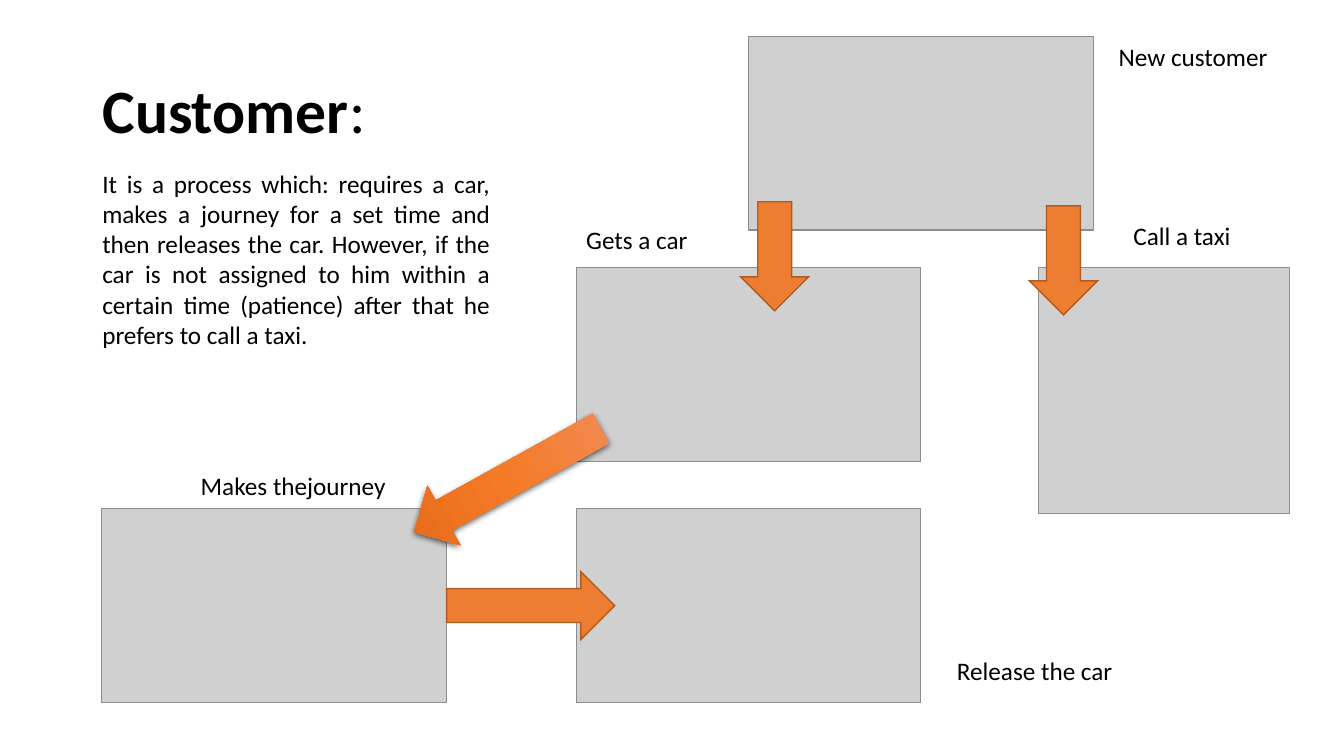
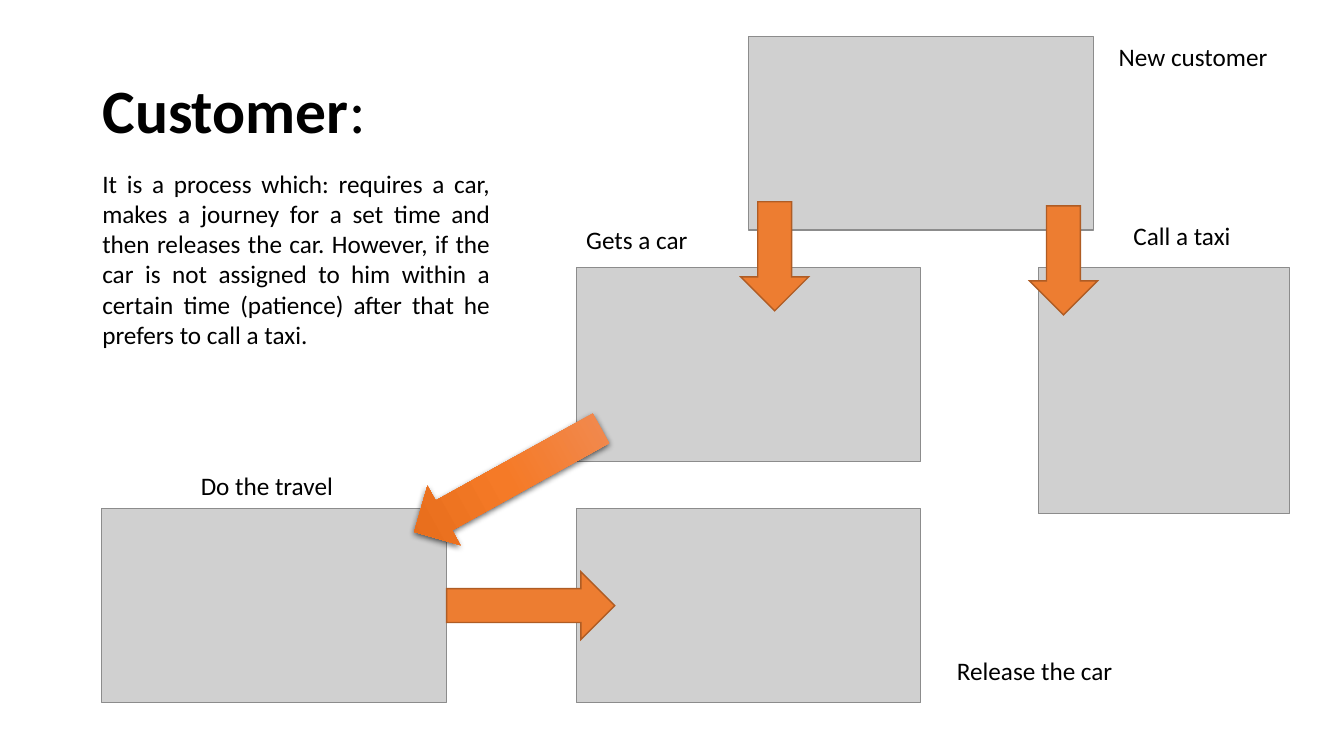
Before and after one commit to simone-rizzo/Car-sharing-model-simulation, a slide deck: slide 5 of Presentazione.pptx. Drawn at 1344x756 pixels with LibreOffice and Linux fonts; fonts in the diff are those of the drawing; grey boxes stand for pictures. Boxes give left, top, right and bottom in pixels: in the first picture for what was removed or moved away, otherwise in the second. Text is boxed around its words. In the diff, an @@ line names an element or a change of style, - is before the commit and + after.

```diff
--- a/Presentazione.pptx
+++ b/Presentazione.pptx
@@ text at (201, 477, 333, 495): text changed @@
-Makes thejourney
+Do the travel
```
Also in this commit, not shown: 1 other slide changed, 9 slides added, 12 other files.
